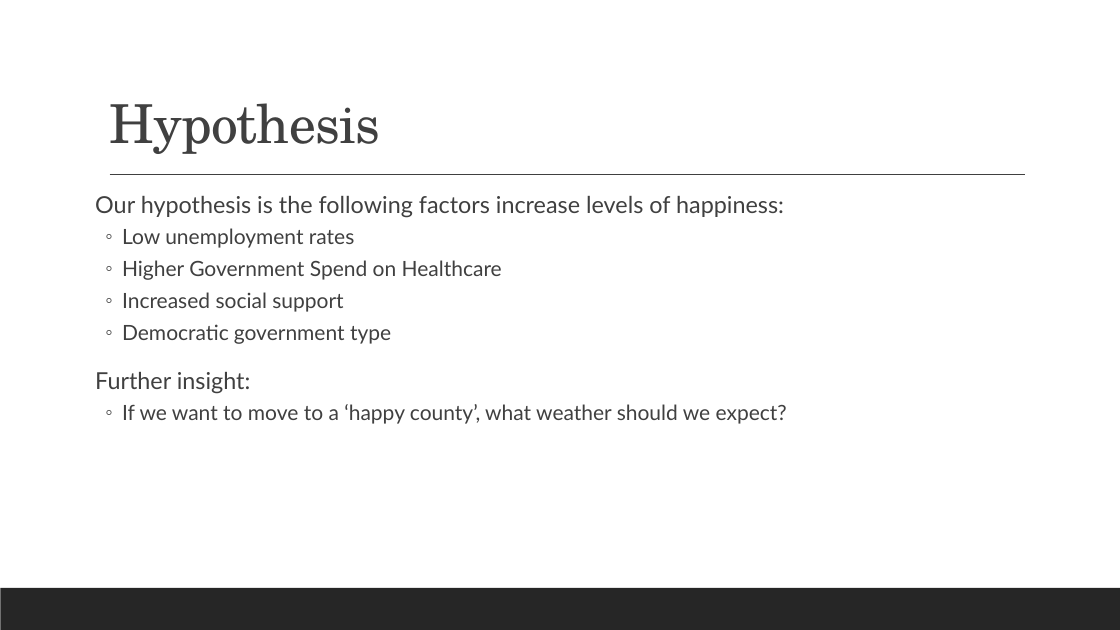
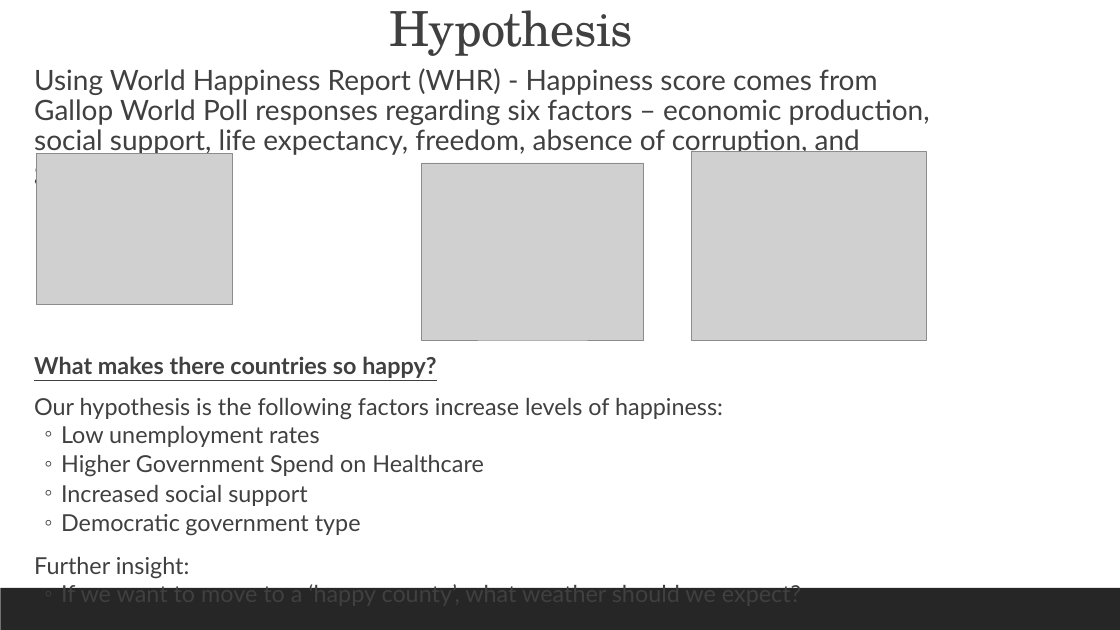
Before and after one commit to reginesgit/Factors-Contributing-to-a-Countrys-Happiness, a slide deck: slide 4 of Anaconda_Results_Presentation.pptx. Drawn at 1120x630 pixels with LibreOffice and Linux fonts; fonts in the diff are those of the drawing; grey boxes stand for pictures. Boxes give left, top, right and bottom in pixels: in the first picture for what was removed or moved away, otherwise in the second. Text is boxed around its words. In the diff, an @@ line names an element or a change of style, - is before the commit and + after.

Commit message:
updated pp

```diff
--- a/Anaconda_Results_Presentation.pptx
+++ b/Anaconda_Results_Presentation.pptx
@@ title "Hypothesis": place and size @@
-title "Hypothesis" at [109,103,380,154]
+title "Hypothesis" at [389,10,633,56]
@@ title "Hypothesis" at [389,10,633,56]: size 46 to 41.4 pt @@
@@ text "Using World Happiness Report (WHR) ...": place and size @@
-text "Using World Happiness Report (WHR) ..." at [95,196,787,424]
+text "Using World Happiness Report (WHR) ..." at [34,68,930,588]
@@ text at [34,68,930,378]: paragraphs added @@
+  Using World Happiness Report (WHR) - Happiness score comes from Gallop World Poll responses regarding six factors – economic production, social support, life expectancy, freedom, absence of corruption, and generosity.
+  What makes there countries so happy?
@@ picture added at [36,154,233,305] @@
@@ line removed from (110, 175) to (1026, 175) @@
@@ picture added at [422,163,644,340] @@
@@ picture added at [691,152,927,340] @@
@@ text at [34,398,801,588]: size 18 to 20 pt in "Low unemployment rates", "Higher Government Spend on Healthcare", "Increased social support", "Democratic government type" and 1 more places; line spacing 1.1 to 0.9; line spacing 1 to 0.8 @@
```
Also in this commit, not shown: 1 slide added.
